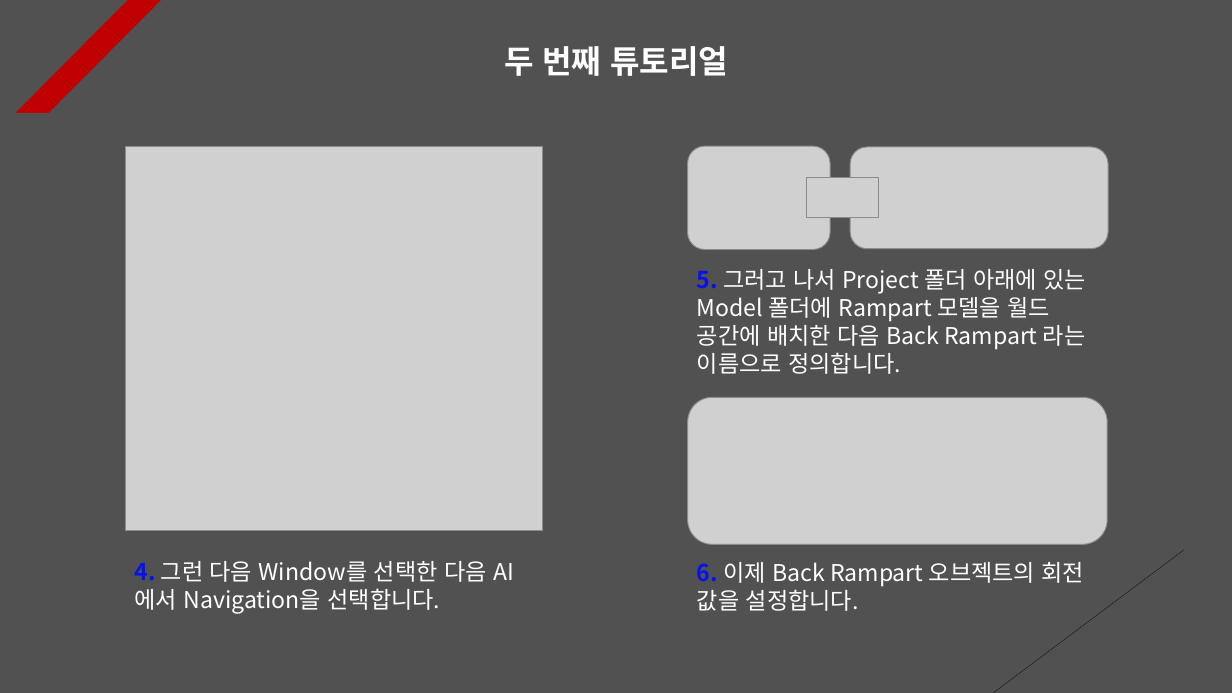
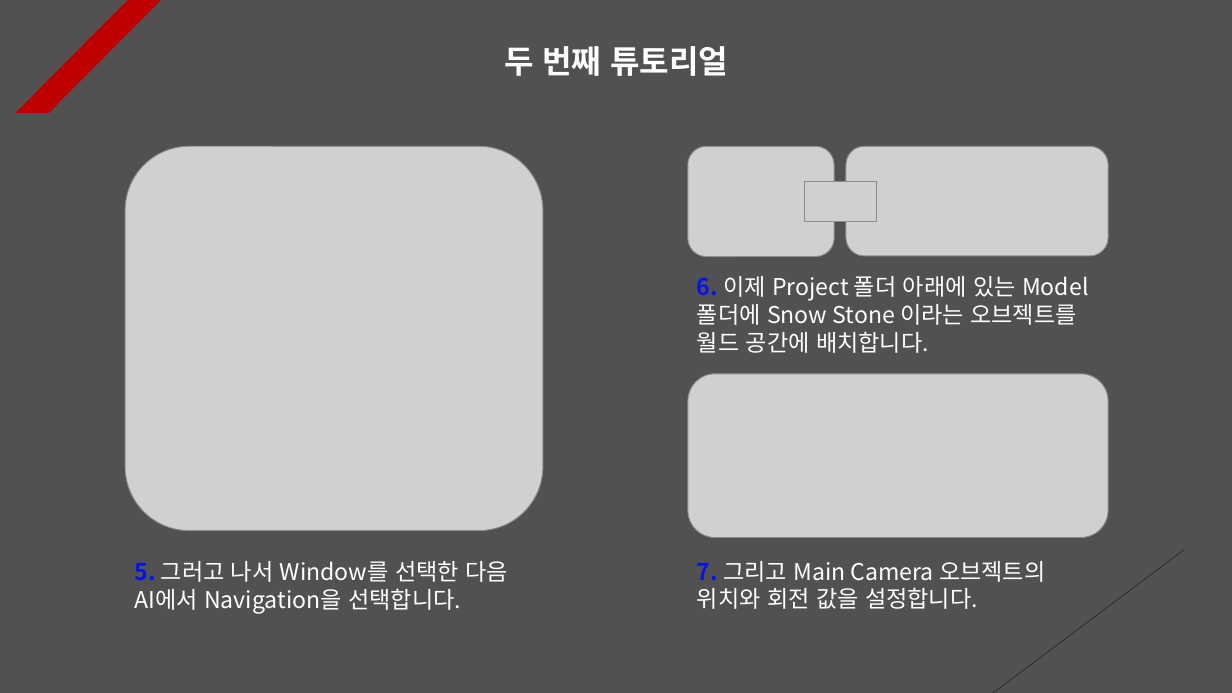
Before and after one commit to Unity2033/3D-UnityEngine, a slide deck: slide 2 of Assets/NavMesh Agent/PPT Data/NavMesh Agent Example.pptx. Drawn at 1232x693 pixels with LibreOffice and Linux fonts; fonts in the diff are those of the drawing; grey boxes stand for pictures. Boxes give left, top, right and bottom in pixels: in the first picture for what was removed or moved away, otherwise in the second. Text is boxed around its words. In the diff, an @@ line names an element or a change of style, - is before the commit and + after.

```diff
--- a/Assets/NavMesh Agent/PPT Data/NavMesh Agent Example.pptx
+++ b/Assets/NavMesh Agent/PPT Data/NavMesh Agent Example.pptx
@@ picture: place and size @@
-picture at [688,146,830,250]
+picture at [688,146,834,256]
@@ picture: place and size @@
-picture at [850,147,1108,249]
+picture at [847,146,1109,256]
@@ picture: place and size @@
-picture at [807,177,878,217]
+picture at [805,181,877,221]
@@ text at [697,276,1088,353]: text changed @@
-5. 그러고 나서 Project 폴더 아래에 있는 Model 폴더에 Rampart 모델을 월드 공간에 배치한 다음 Back Rampart 라는 이름으로 정의합니다.
+6. 이제 Project 폴더 아래에 있는 Model 폴더에 Snow Stone 이라는 오브젝트를 월드 공간에 배치합니다.
@@ picture: place and size @@
-picture at [688,397,1107,544]
+picture at [688,374,1108,538]
@@ text at [134,561,508,614]: text changed @@
-4. 그런 다음 Window를 선택한 다음 AI에서 Navigation을 선택합니다.
+5. 그러고 나서 Window를 선택한 다음 AI에서 Navigation을 선택합니다.
@@ text at [697,561,1045,609]: text changed @@
-6. 이제 Back Rampart 오브젝트의 회전 값을 설정합니다.
+7. 그리고 Main Camera 오브젝트의 위치와 회전 값을 설정합니다.
```
Also in this commit, not shown: 1 other slide changed, 1 slide removed, 11 other files.
